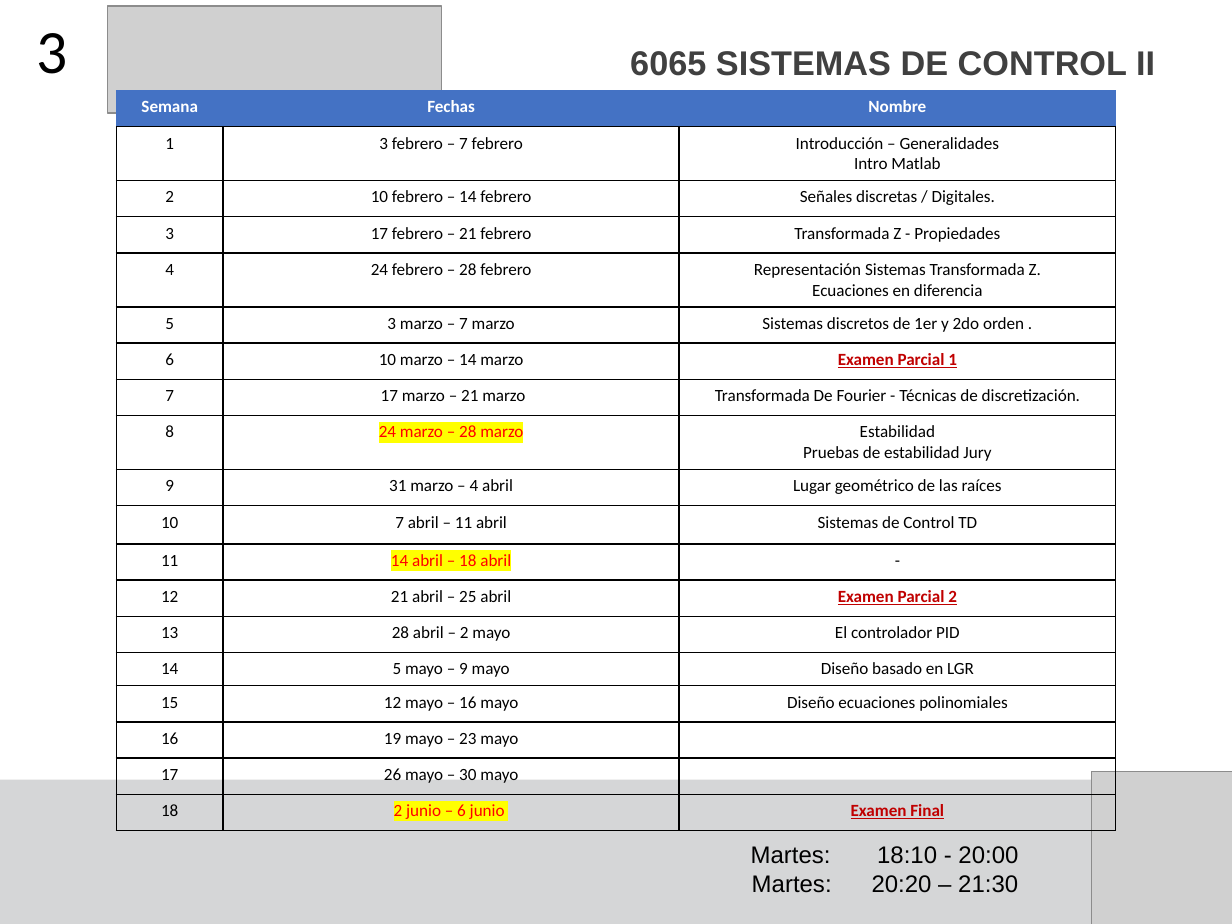
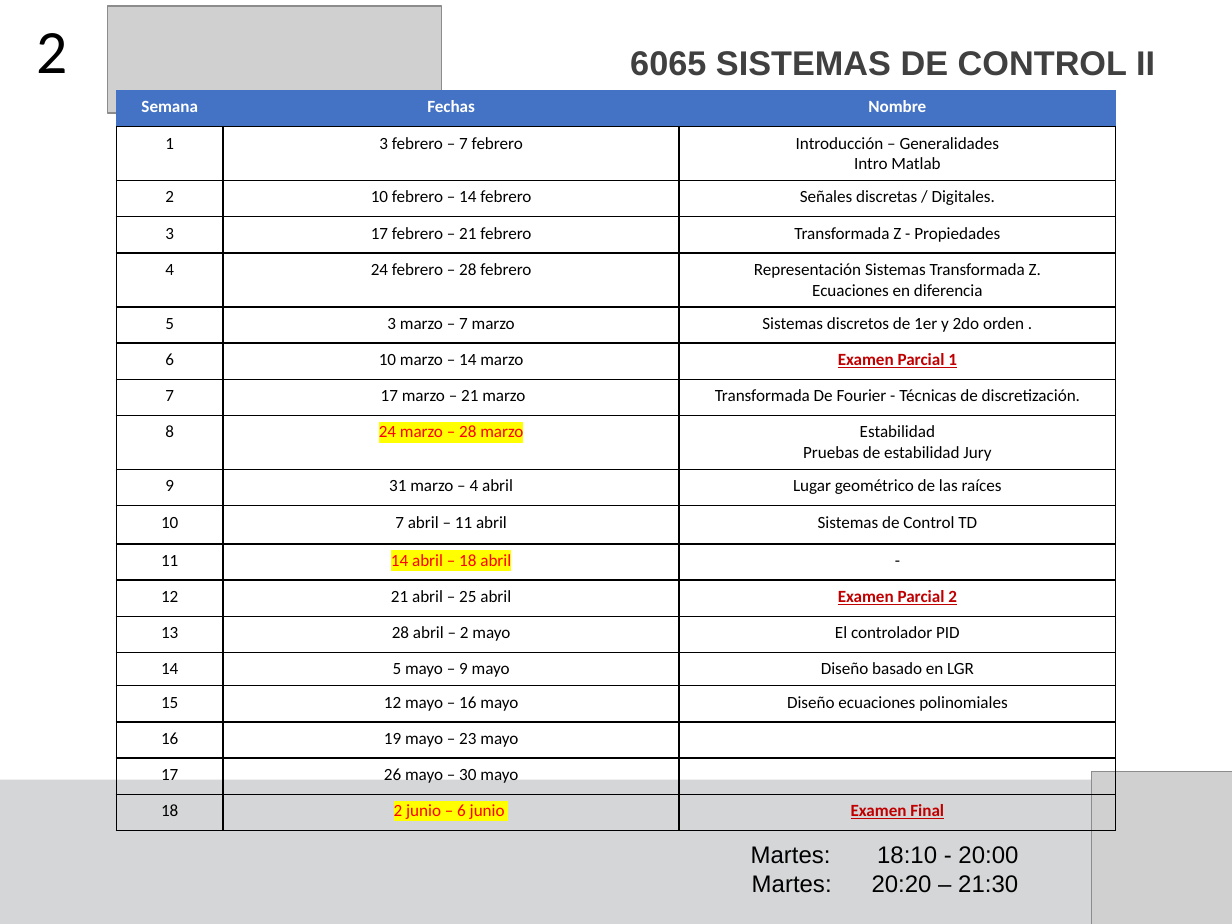
Before and after one commit to F4bian1012/Sistemas-de-Control-II---Ingenier-a-Mecatr-nica, a slide deck: slide 2 of Sesión_1/Señales Discretas - Digitales.pptx. Drawn at 1232x924 pixels with LibreOffice and Linux fonts; fonts in the diff are those of the drawing; grey boxes stand for pictures. Boxes give left, top, right and bottom in pixels: in the first picture for what was removed or moved away, otherwise in the second. Text is boxed around its words. In the diff, an @@ line names an element or a change of style, - is before the commit and + after.

```diff
--- a/Sesión_1/Señales Discretas - Digitales.pptx
+++ b/Sesión_1/Señales Discretas - Digitales.pptx
@@ title at [37,33,68,73]: text changed @@
-3
+2
```
Also in this commit, not shown: 13 other slides changed, 3 slides added, 2 slides removed, 7 other files.
